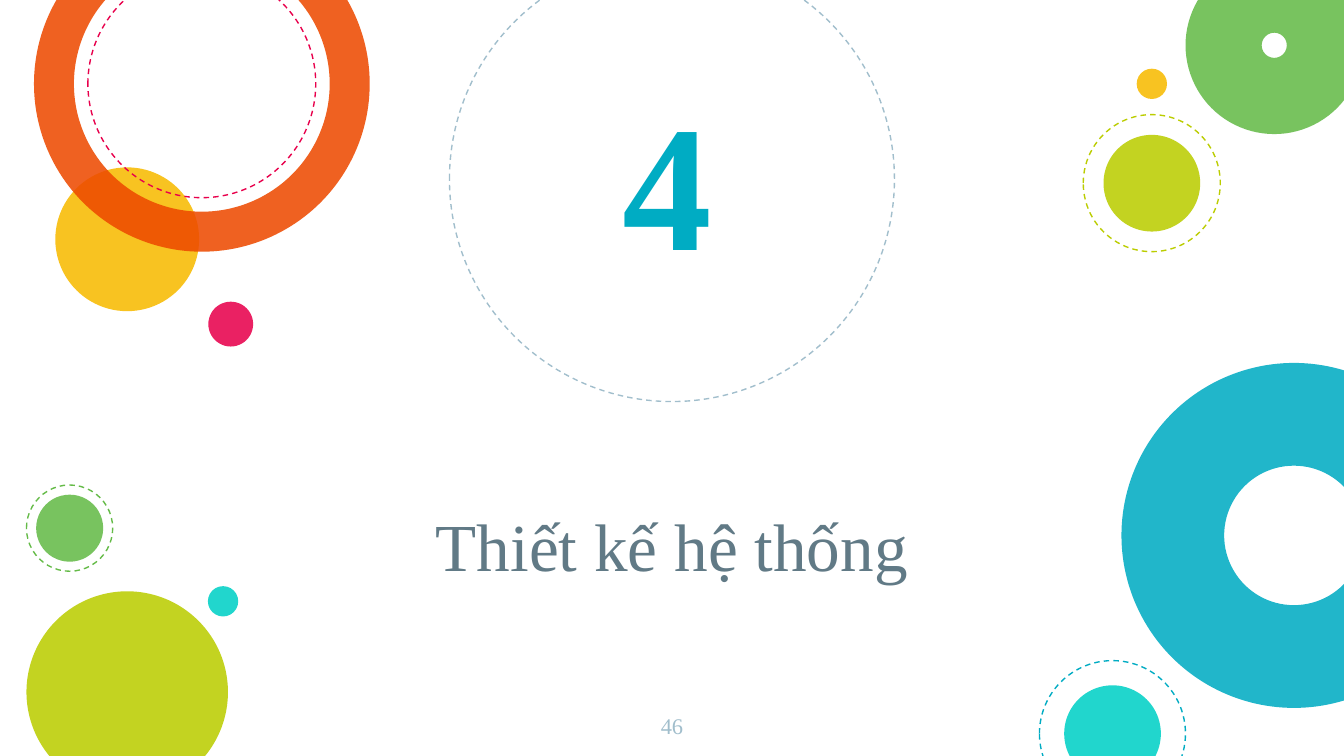
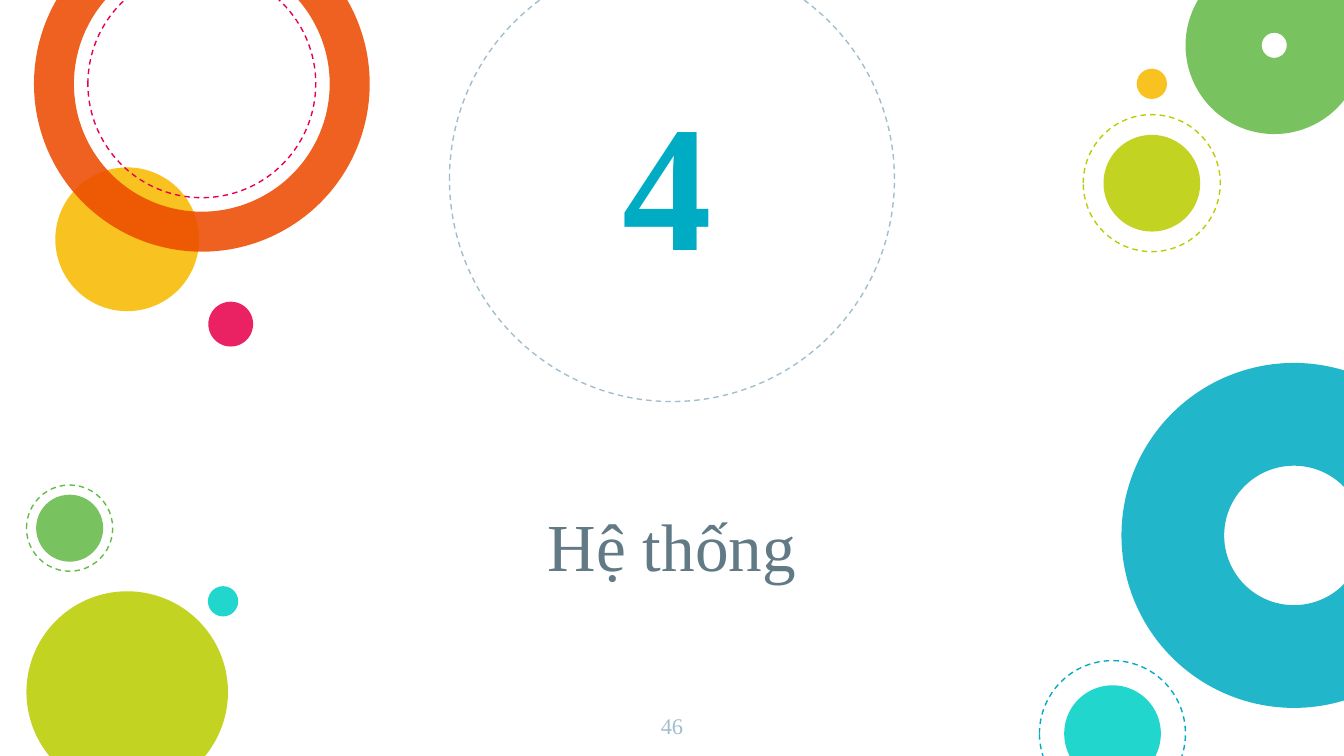
Before and after one commit to LeTranQuocKhanh/CS232.N21.KHCL, a slide deck: slide 46 of Presentation/Slide-thuyết-trình.pptx. Drawn at 1344x756 pixels with LibreOffice and Linux fonts; fonts in the diff are those of the drawing. Boxes give left, top, right and bottom in pixels: in the first picture for what was removed or moved away, otherwise in the second. Text is boxed around its words. In the diff, an @@ line names an element or a change of style, - is before the commit and + after.

```diff
--- a/Presentation/Slide-thuyết-trình.pptx
+++ b/Presentation/Slide-thuyết-trình.pptx
@@ title at (x1=548, y1=522, x2=796, y2=584): text changed @@
-Thiết kế hệ thống
+Hệ thống
```
Also in this commit, not shown: 1 other slide changed.
